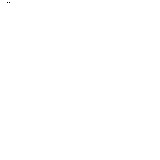
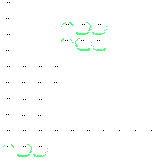
Revision of a layered 160px x 160px image; what changed, layer by layer:
added layer "sprites.png" above "Palette #1" over [3,2,152,157]
